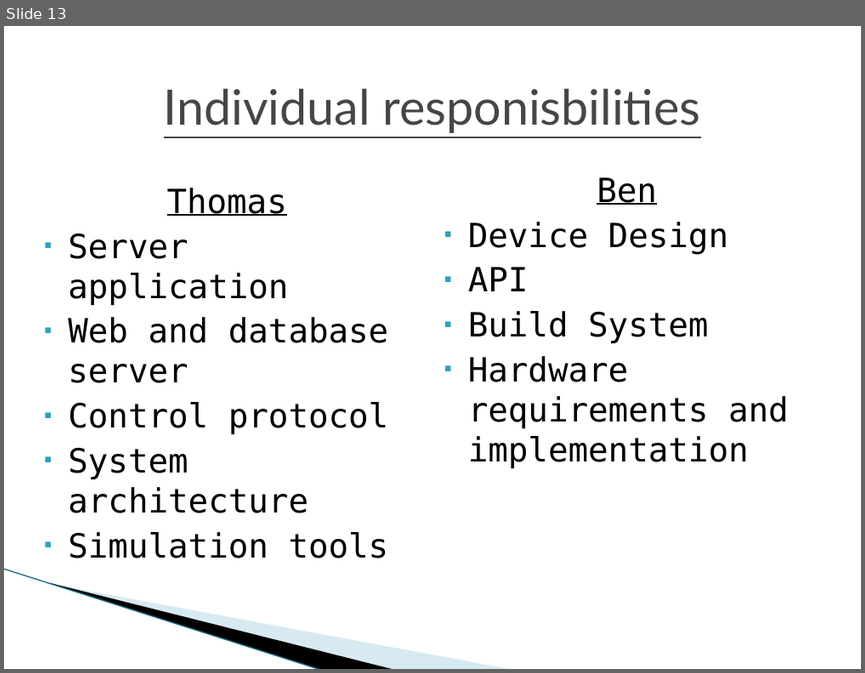
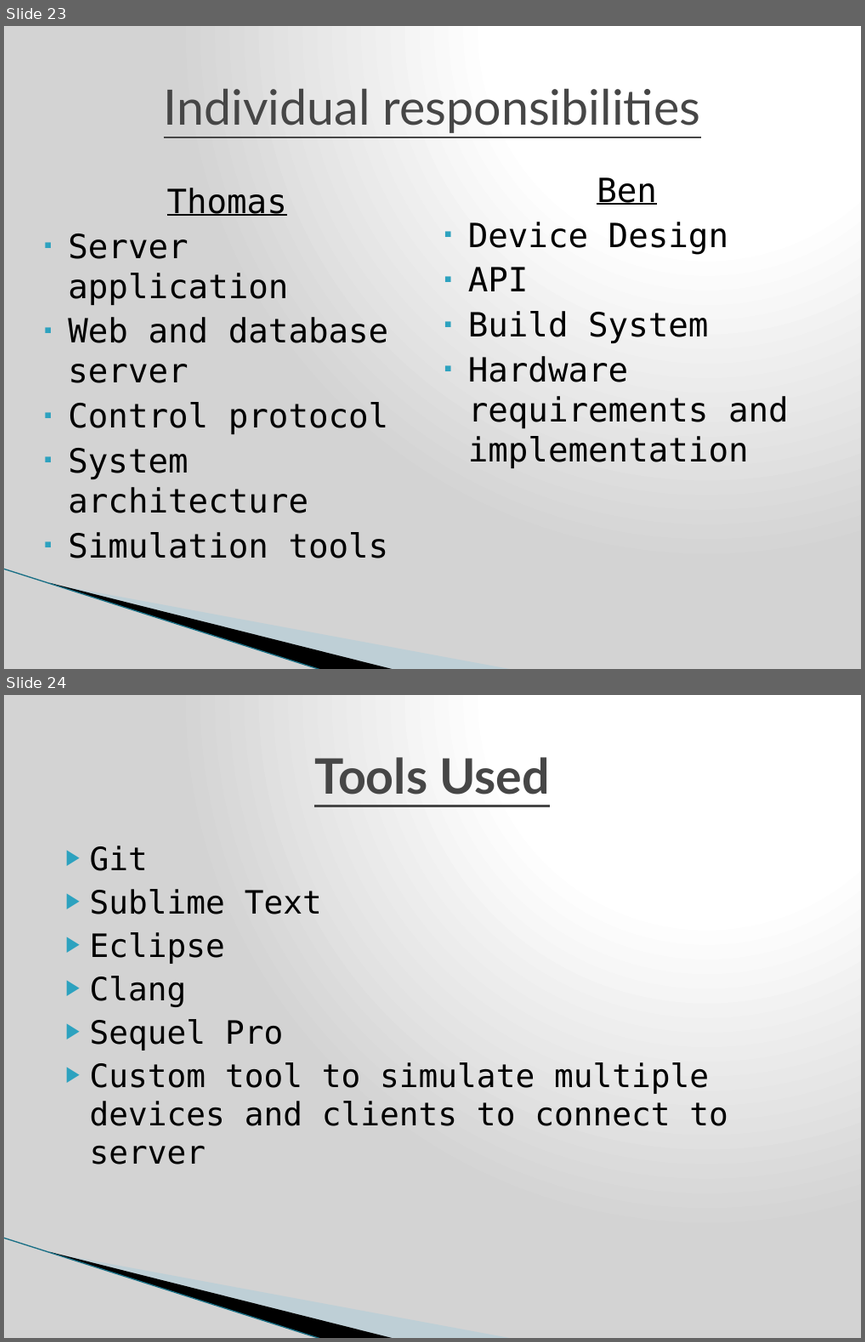
Before and after one commit to nomastmas/raichu, a slide deck: docs/final_presentation_ben.pptx. Shown one above the other, each under a label of ours: slide 13 before the commit, slides 23 and 24 after it. The pictures are 865x673 and 865x1342 pixels, drawn with LibreOffice and Linux fonts; fonts in the diff are those of the drawing; background and template pictures are left out. Boxes give left, top, right and bottom in pixels: in the first picture for what was removed or moved away, otherwise in the second. Text is boxed around its words. In the diff, an @@ line names an element or a change of style, - is before the commit and + after.

```diff
--- a/docs/final_presentation_ben.pptx
+++ b/docs/final_presentation_ben.pptx
@@ slide 24 added at [4, 695, 861, 1338], background gradient #FFFFFF to #D3D3D3; not listed: 3 template elements that a slide beside it also shows @@
@@ title added at [314, 757, 550, 794], 41 pt, text #464646, bold, underline @@
+Tools Used
@@ text added at [90, 845, 728, 1164], 27 pt, text #000000 @@
+▶ Git
+▶ Sublime Text
+▶ Eclipse
+▶ Clang
+▶ Sequel Pro
+▶ Custom tool to simulate multiple devices and clients to connect to server
@@ what was slide 13 is now slide 23 @@
@@ slide 23 changed as well @@
@@ background #FFFFFF to gradient #FFFFFF to #D3D3D3 @@
@@ title at [164, 88, 701, 133]: text changed @@
-Individual responisbilities
+Individual responsibilities
```
Also in this commit, not shown: 13 other slides changed, 10 other slides added, 1 other file.
